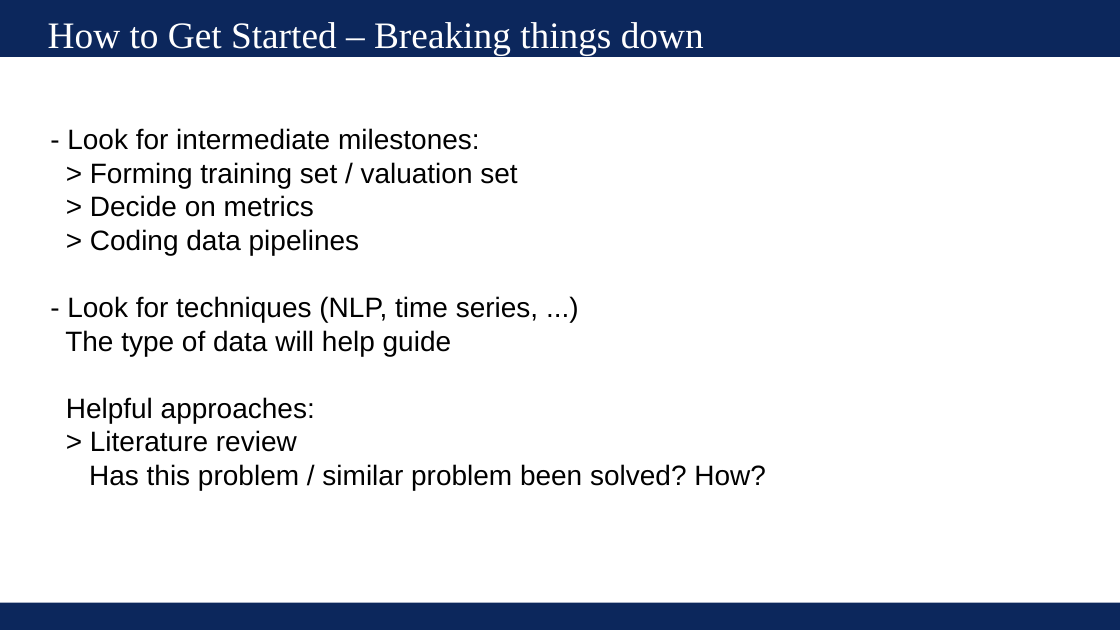
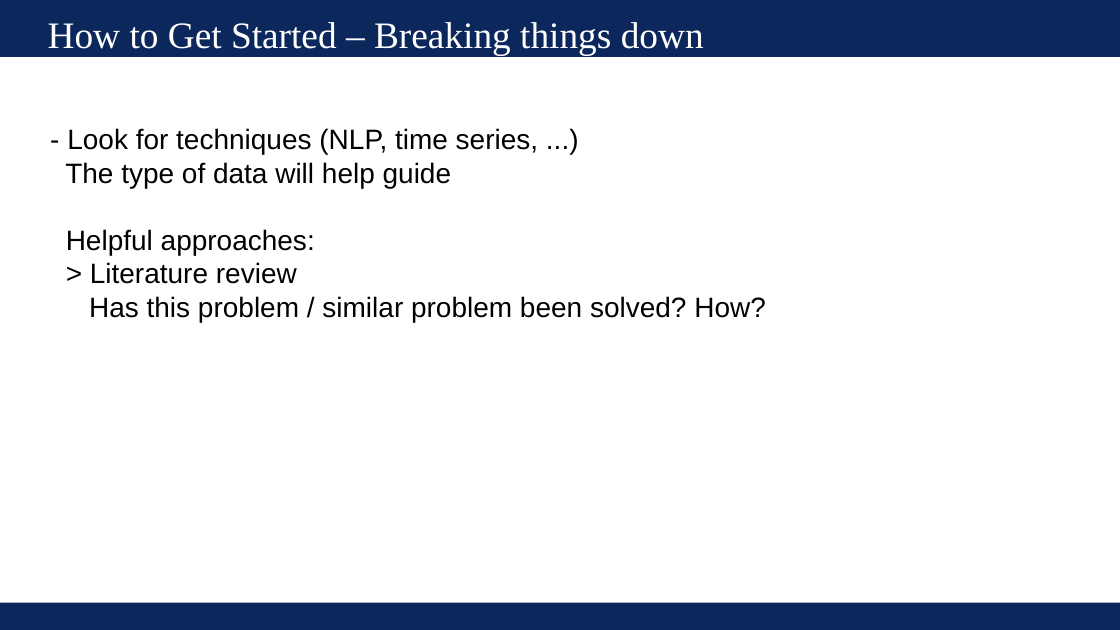
Before and after one commit to UVADS/ds6011, a slide deck: slide 5 of 08_getting_started_and_troubleshooting.pptx. Drawn at 1120x630 pixels with LibreOffice and Linux fonts; fonts in the diff are those of the drawing. Boxes give left, top, right and bottom in pixels: in the first picture for what was removed or moved away, otherwise in the second. Text is boxed around its words. In the diff, an @@ line names an element or a change of style, - is before the commit and + after.

```diff
--- a/08_getting_started_and_troubleshooting.pptx
+++ b/08_getting_started_and_troubleshooting.pptx
@@ text at (x1=67, y1=128, x2=517, y2=255): paragraphs removed @@
-- Look for intermediate milestones:
-> Forming training set / valuation set
-> Decide on metrics
-> Coding data pipelines
```
Also in this commit, not shown: 3 other slides changed, 5 slides added, 1 slide removed, 2 other files.
